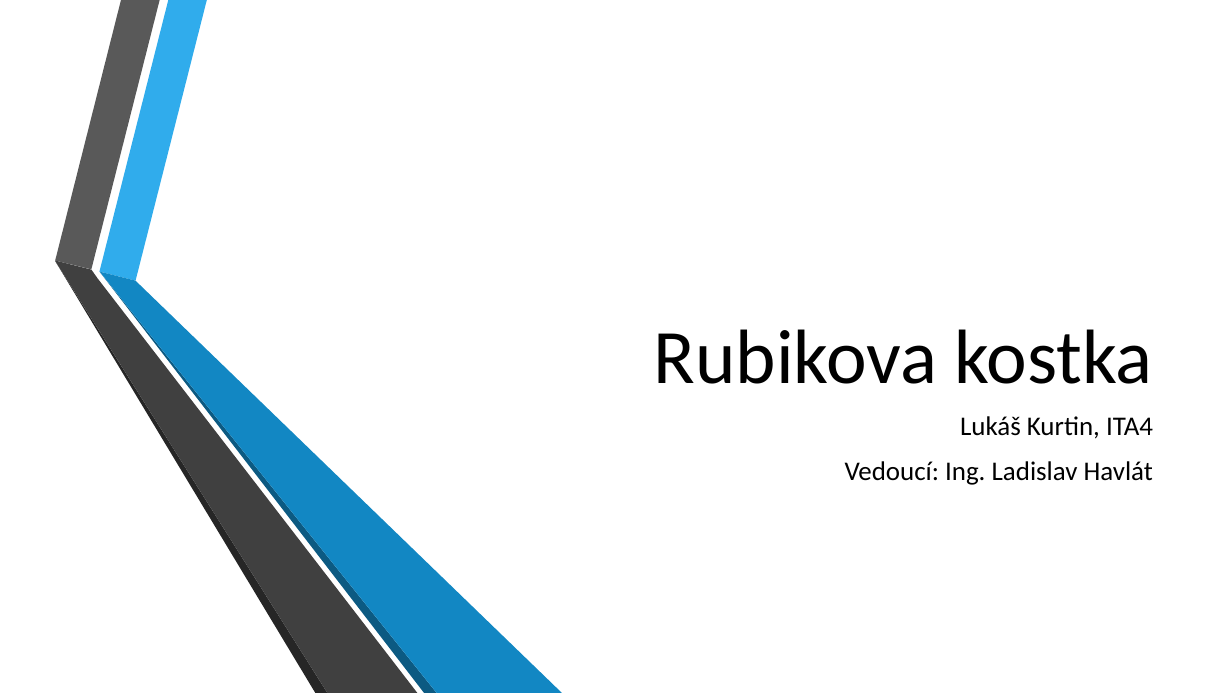
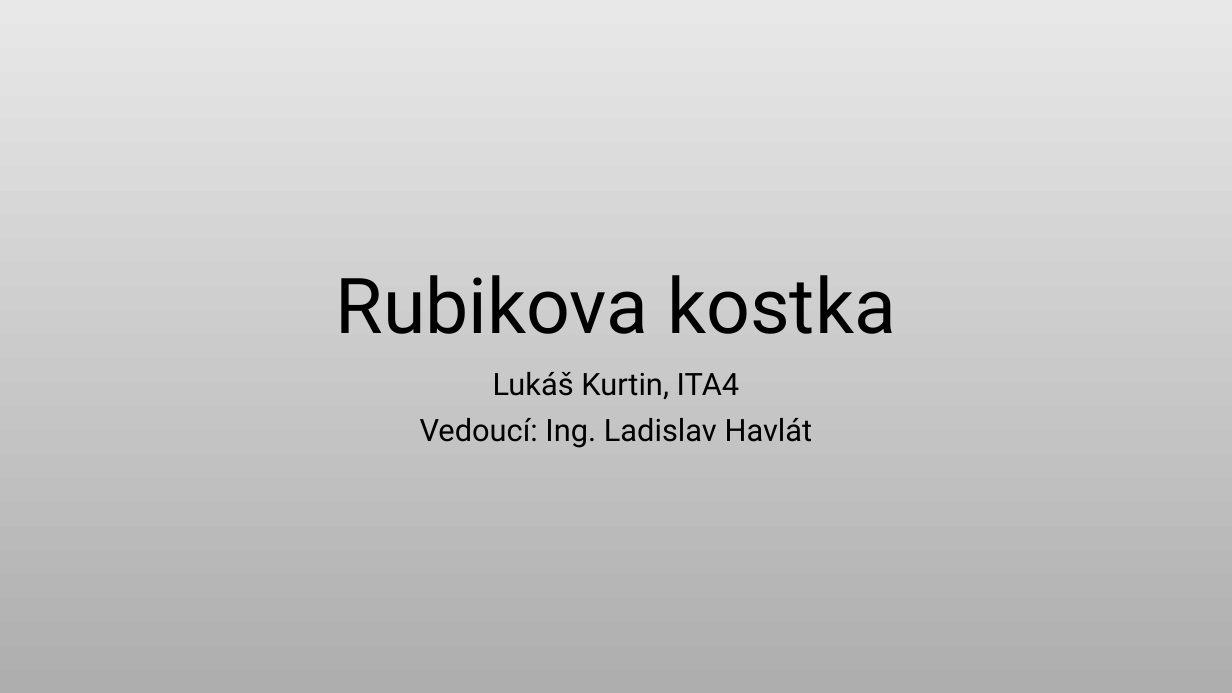
Before and after one commit to KurtinLukas/Rubiks-cube-ROP, a slide deck: slide 1 of ROP Kurtin prezentace.pptx. Drawn at 1232x693 pixels with LibreOffice and Linux fonts; fonts in the diff are those of the drawing; background and template pictures are left out. Boxes give left, top, right and bottom in pixels: in the first picture for what was removed or moved away, otherwise in the second. Text is boxed around its words. In the diff, an @@ line names an element or a change of style, - is before the commit and + after.

```diff
--- a/ROP Kurtin prezentace.pptx
+++ b/ROP Kurtin prezentace.pptx
@@ background picture (left out) to gradient #E8E8E8 to #AEAEAE @@
@@ title "Rubikova kostka" moved from (x1=653, y1=329, x2=1153, y2=384) to (x1=336, y1=275, x2=896, y2=334) @@
@@ title "Rubikova kostka" at (x1=336, y1=275, x2=896, y2=334): font Calibri to Roboto; alignment right to centre; line spacing 1 to 0.9 @@
@@ group removed at (x1=55, y1=0, x2=563, y2=693): 6 freeform shapes @@
@@ subtitle "Lukáš Kurtin, ITA4" moved from (x1=845, y1=416, x2=1153, y2=485) to (x1=420, y1=372, x2=813, y2=448) @@
@@ subtitle "Lukáš Kurtin, ITA4" at (x1=420, y1=372, x2=813, y2=448): size 21 to 24 pt, font Calibri to Roboto; alignment right to centre; line spacing 1 to 0.9 @@
```
Also in this commit, not shown: 7 other slides changed, 2 slides added, 2 slides removed, 5 other files.
